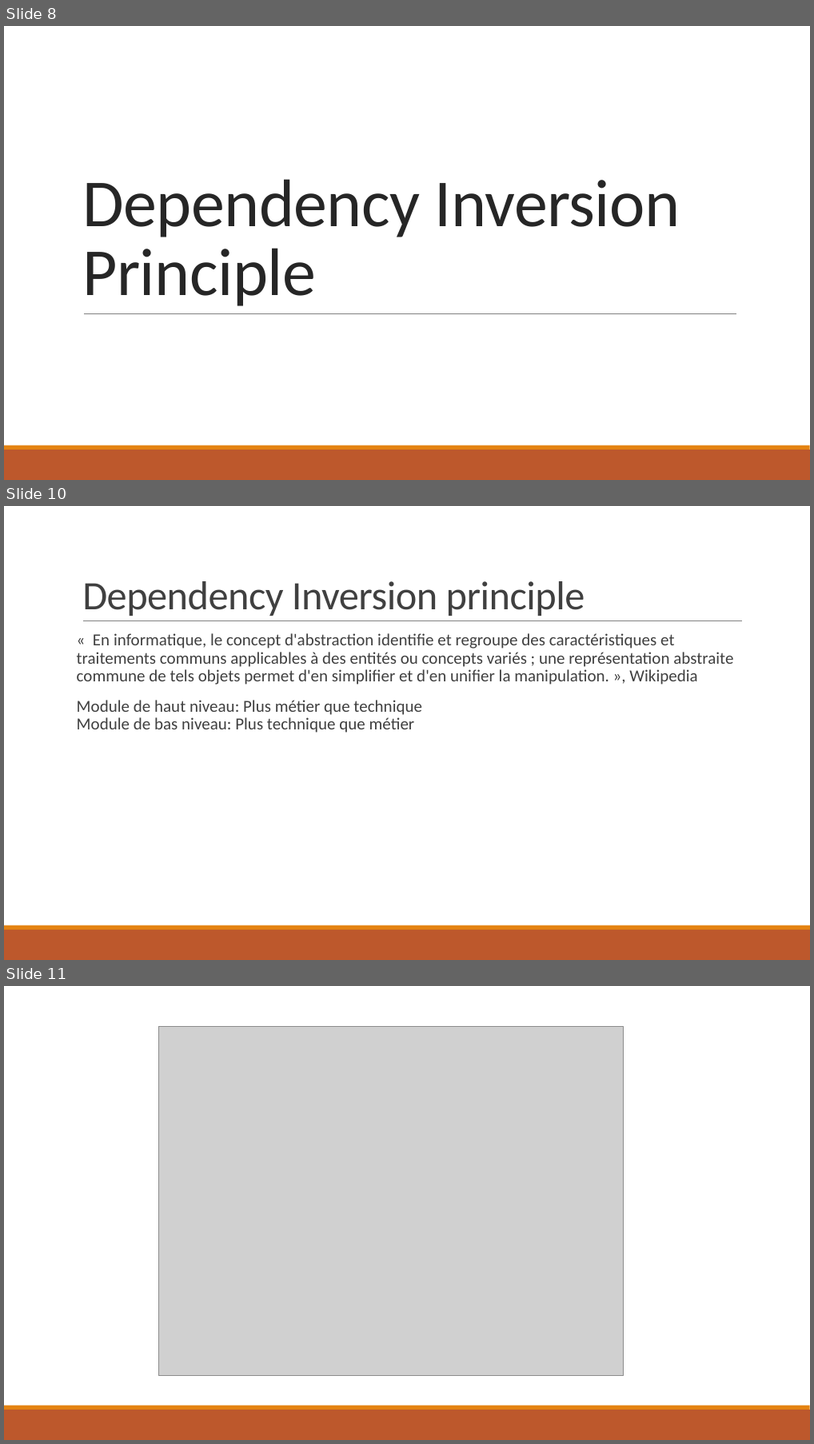
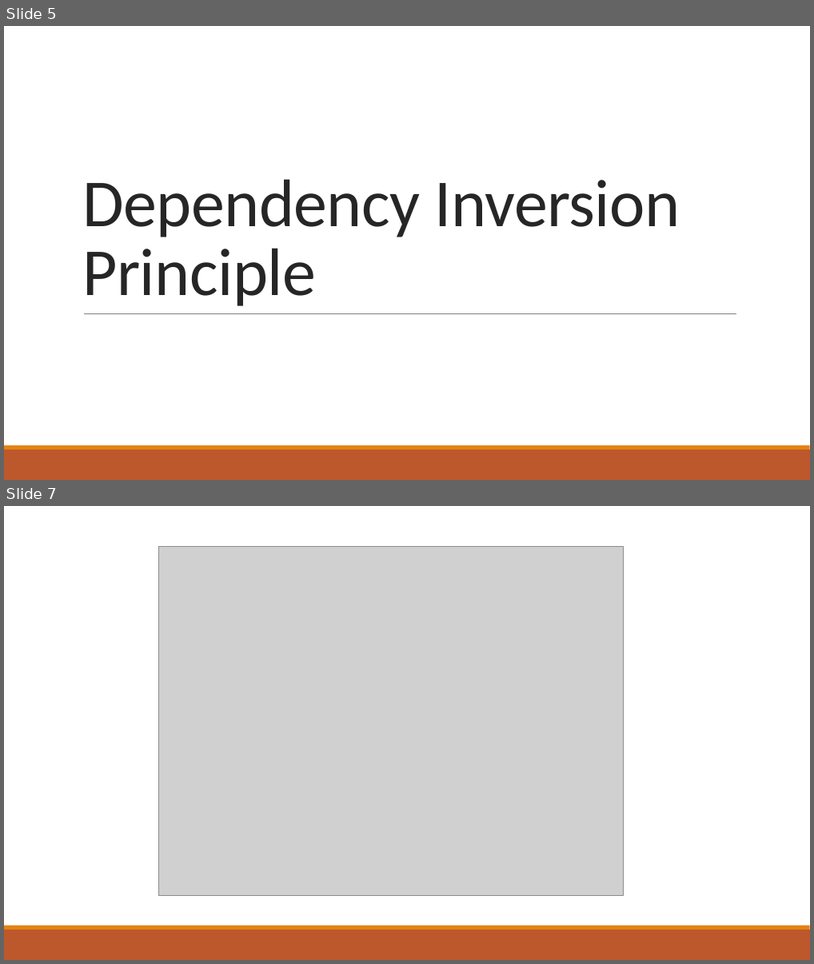
Before and after one commit to JeanFulbert/SolidPresentation, a slide deck: SOLID - 4 DIP.pptx. Shown one above the other, each under a label of ours: slides 8, 10 and 11 before the commit, slides 5 and 7 after it; the slides between them are not shown. The pictures are 814x1444 and 814x964 pixels, drawn with LibreOffice and Linux fonts; fonts in the diff are those of the drawing; grey boxes stand for pictures. Boxes give left, top, right and bottom in pixels: in the first picture for what was removed or moved away, otherwise in the second. Text is boxed around its words. In the diff, an @@ line names an element or a change of style, - is before the commit and + after.

```diff
--- a/SOLID - 4 DIP.pptx
+++ b/SOLID - 4 DIP.pptx
@@ slide 10 removed at bbox=[4, 506, 810, 960], background #FFFFFF; not listed: 2 template elements that a slide beside it also shows @@
@@ title removed at bbox=[82, 581, 586, 616] @@
-Dependency Inversion principle
@@ line removed from (83, 621) to (742, 621) @@
@@ text removed at bbox=[77, 633, 734, 732] @@
-« En informatique, le concept d'abstraction identifie et regroupe des caractéristiques et traitements communs applicables à des entités ou concepts variés ; une représentation abstraite commune de tels objets permet d'en simplifier et d'en unifier la manipulation. », Wikipedia
-Module de haut niveau: Plus métier que technique
-Module de bas niveau: Plus technique que métier
@@ what was slide 8 is now slide 5 @@
@@ what was slide 11 is now slide 7 @@
```
Also in this commit, not shown: 4 slides changed, 2 slides added, 4 other slides removed.
